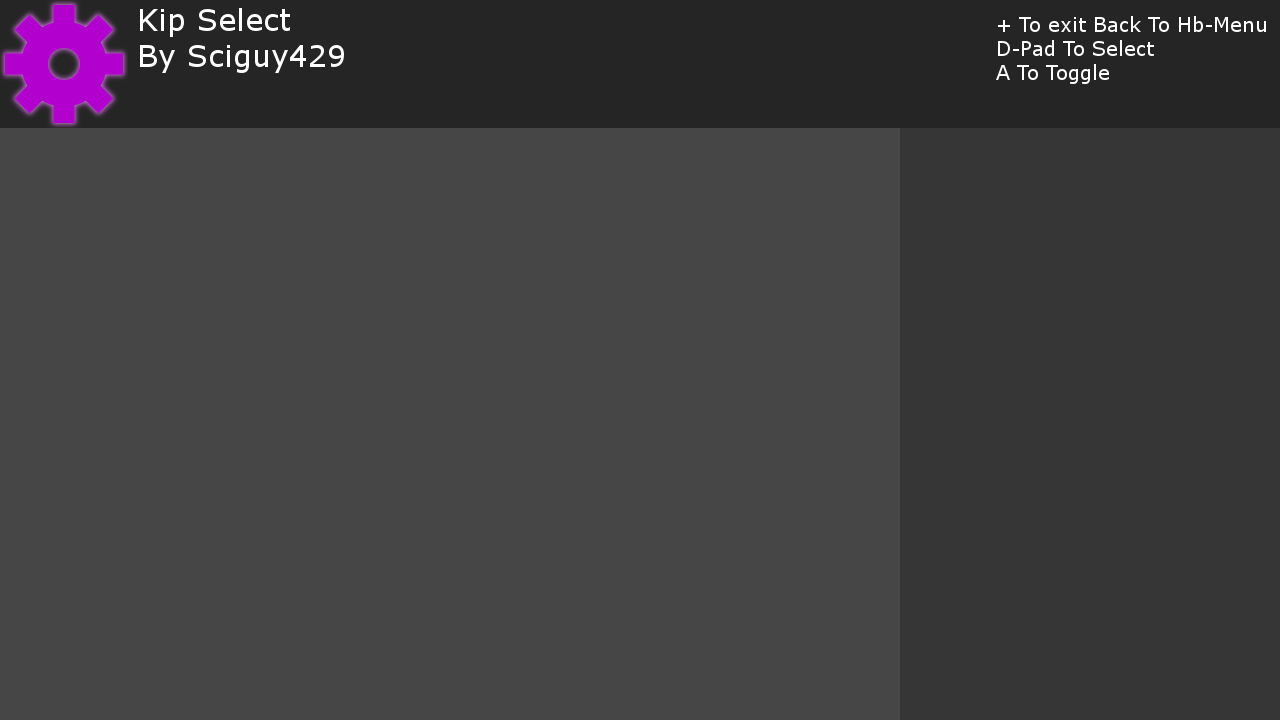
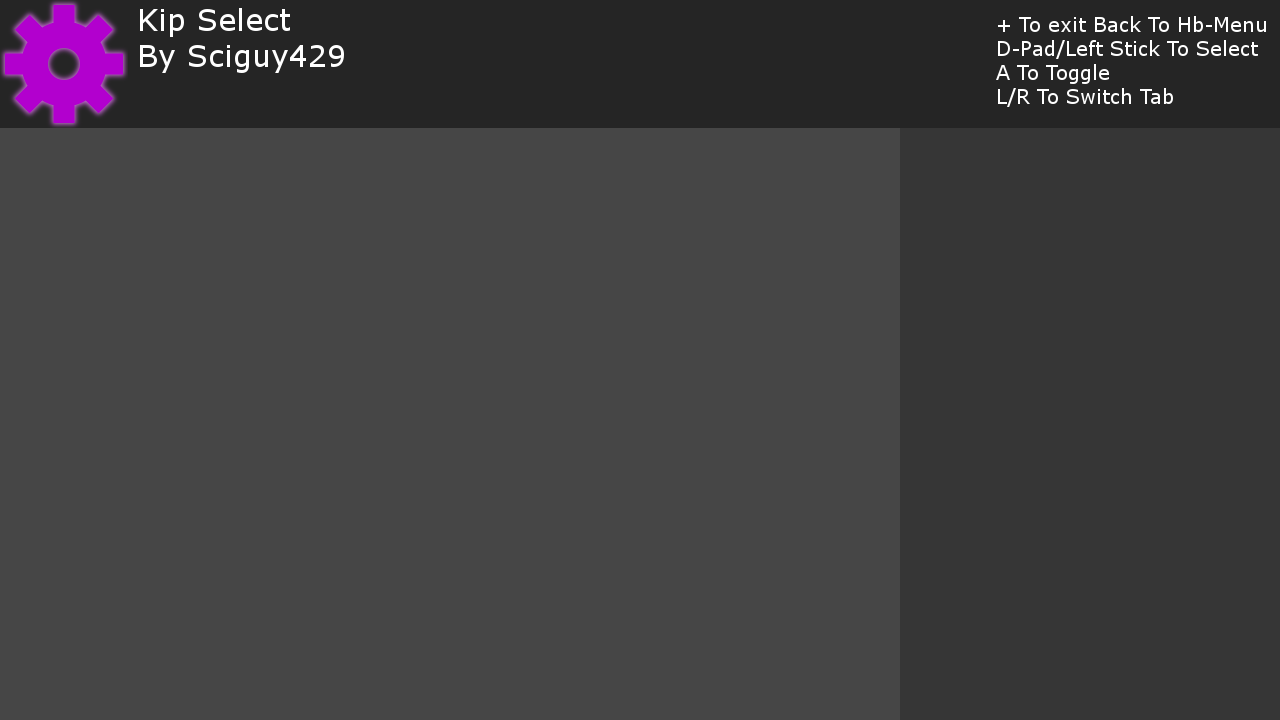
Layers edited between the first and the second 1280 × 720 image:
painted on "+ To exit Back To Hb-Menu ..." over 998, 40, 1258, 107
